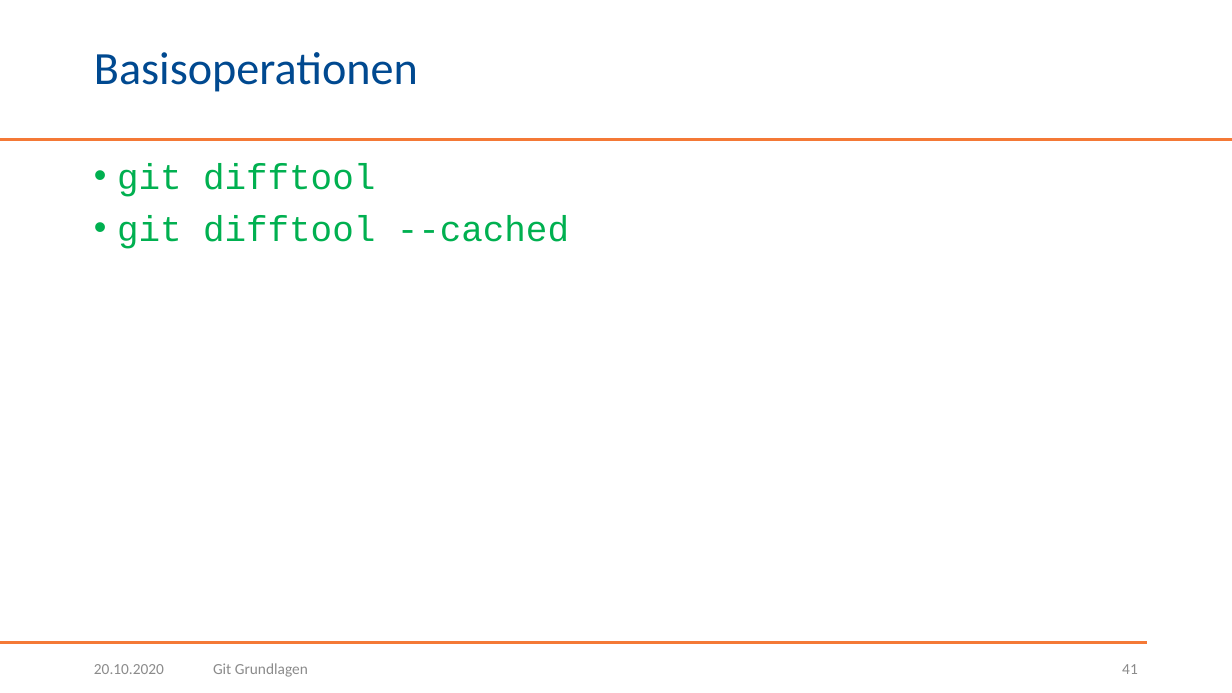
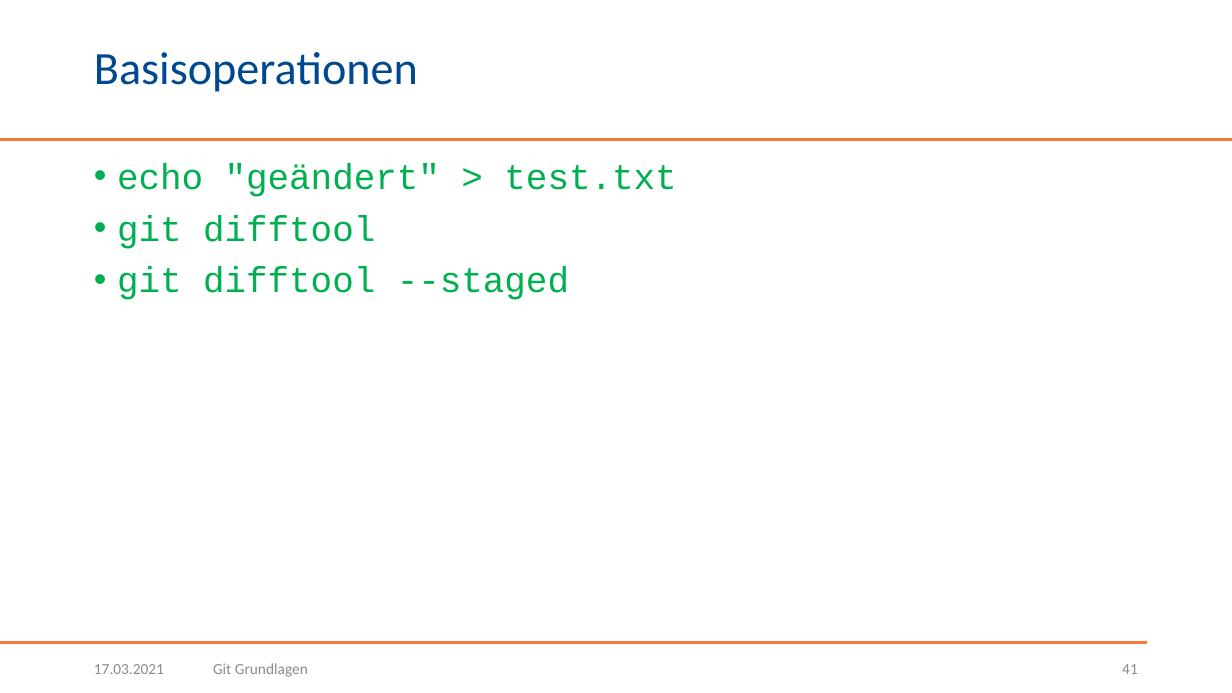
Before and after one commit to BogyMitutoyoCTL/Snake-AI-2021.1, a slide deck: slide 41 of presentation/Git Grundlagen.pptx. Drawn at 1232x693 pixels with LibreOffice and Linux fonts; fonts in the diff are those of the drawing; background and template pictures are left out. Boxes give left, top, right and bottom in pixels: in the first picture for what was removed or moved away, otherwise in the second. Text is boxed around its words. In the diff, an @@ line names an element or a change of style, - is before the commit and + after.

Commit message:
Änderung von git diff --cached auf git diff --staged

```diff
--- a/presentation/Git Grundlagen.pptx
+++ b/presentation/Git Grundlagen.pptx
@@ text at [117, 163, 676, 197]: paragraph added @@
+• echo "geändert" > test.txt
@@ text at [117, 267, 569, 300]: text changed @@
-• git difftool --cached
+• git difftool --staged
@@ text at [94, 664, 164, 674]: text changed @@
-20.10.2020
+17.03.2021
```
Also in this commit, not shown: 48 other slides changed.
